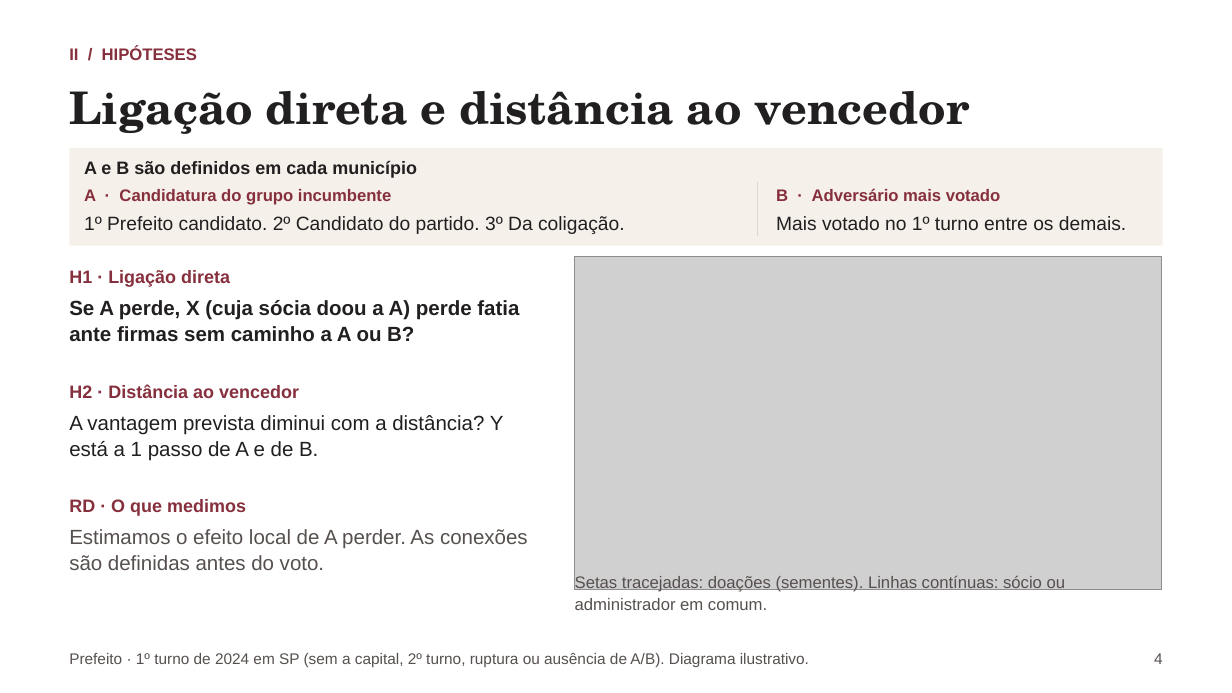
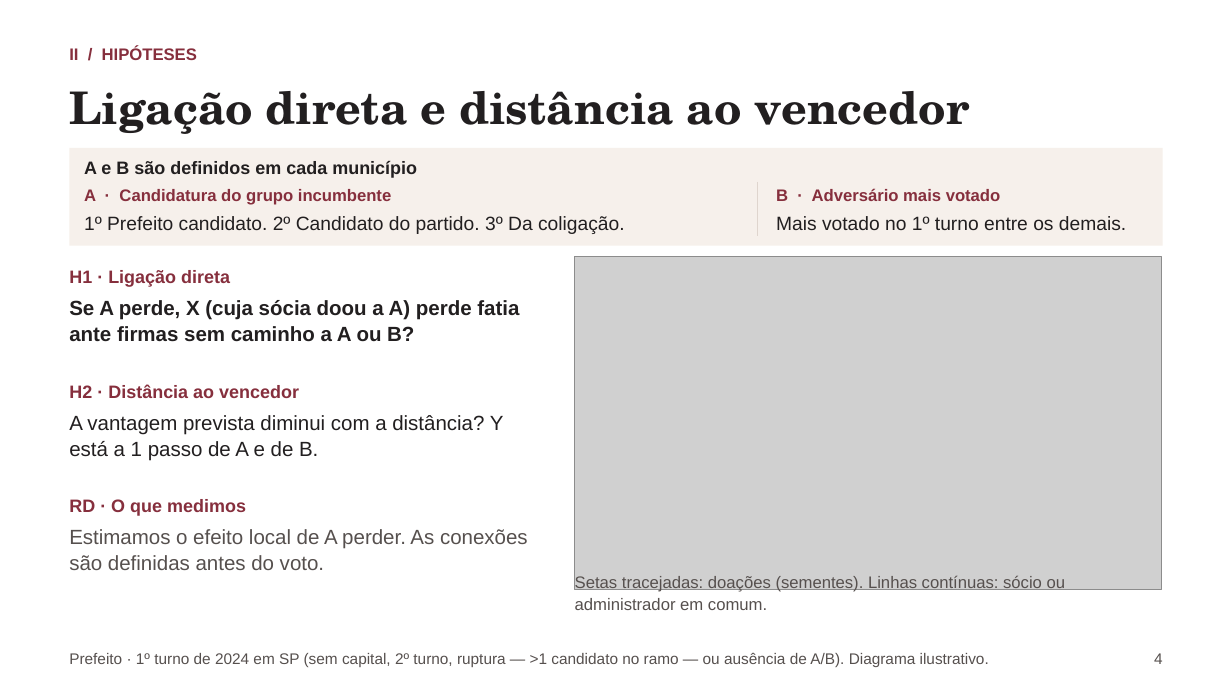
Before and after one commit to rafaelt0/redes-empresariais-alternancia-politica, a slide deck: slide 4 of output/deck.pptx. Drawn at 1232x693 pixels with LibreOffice and Linux fonts; fonts in the diff are those of the drawing; grey boxes stand for pictures. Boxes give left, top, right and bottom in pixels: in the first picture for what was removed or moved away, otherwise in the second. Text is boxed around its words. In the diff, an @@ line names an element or a change of style, - is before the commit and + after.

```diff
--- a/output/deck.pptx
+++ b/output/deck.pptx
@@ text at (69,653,989,667): text changed @@
-Prefeito · 1º turno de 2024 em SP (sem a capital, 2º turno, ruptura ou ausência de A/B). Diagrama ilustrativo.
+Prefeito · 1º turno de 2024 em SP (sem capital, 2º turno, ruptura — >1 candidato no ramo — ou ausência de A/B). Diagrama ilustrativo.
```
Also in this commit, not shown: 6 other slides changed, 10 other files.
